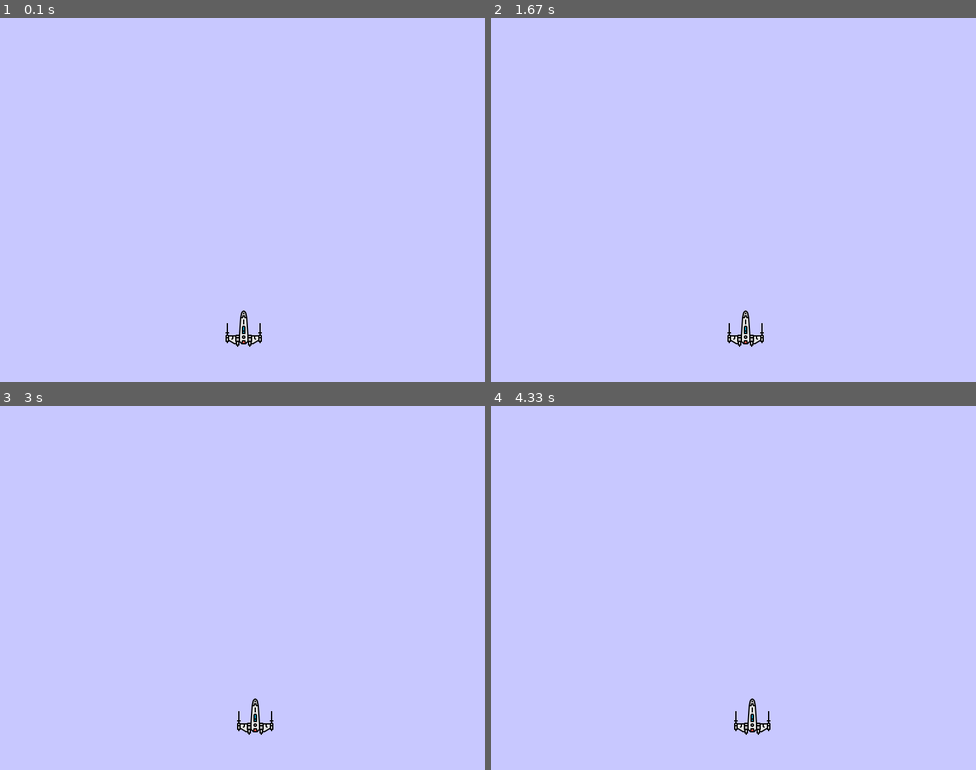
Above: before the commit, frames 1-4 (two rows, left to right).
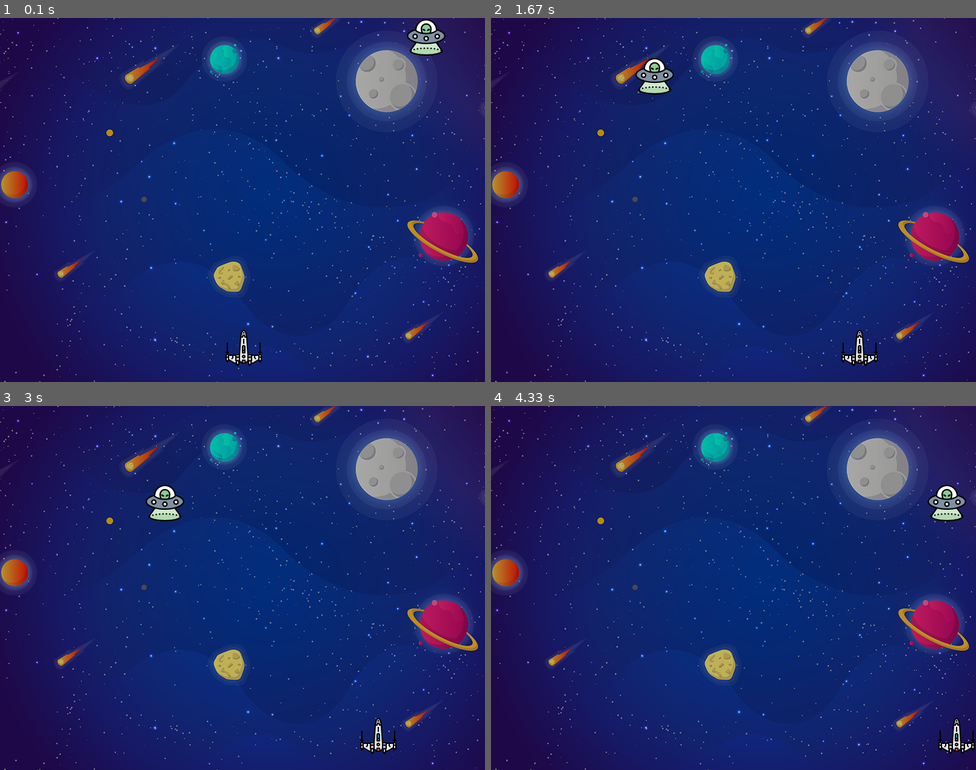
Above: after the commit, the same moments.

Repository: jgabriellacerda/pygame
Game: pygame game, started from main.py
The game is run twice, just before and just after one commit, with the same random seed, the same clock (stepped at 60 frames per second) and the same inputs.
Inputs:
- Up to frame 1 (0.1 s): no input
- Up to frame 2 (1.67 s): hold Right 0.33-0.8 s; hold Right 0.83-1.3 s; hold Left from 1.33 s (still down)
- Up to frame 3 (3 s): release Left at 1.87 s; hold Left 1.9-2.3 s; hold Right 2.33-2.97 s
- Up to frame 4 (4.33 s): hold Left 3-3.47 s; hold Right 3.5-3.97 s; hold Right from 4 s (still down)

The runs differ from the first frame. In frame 1, 100% of the frame differs, in the area x 0-100%, y 0-100%; in frame 2, 100%; in frame 3, 100%; in frame 4, 100%.

Commit message:
Adicionado inimigo e imagem de fundo

Diff:
--- a/main.py
+++ b/main.py
@@ -1,4 +1,5 @@
 import pygame
+import random
 
 # Inicializa o pygame
 pygame.init()
@@ -6,21 +7,36 @@
 # Cria a tela
 screen = pygame.display.set_mode((800, 600))
 
+# Imagem de fundo
+background = pygame.image.load('background.png')
+
 # Titulo e Icone
 pygame.display.set_caption("Space Invaders")
-icon = pygame.image.load('alien.png')
+icon = pygame.image.load('icone.png')
 pygame.display.set_icon(icon)
 
 # Player
 playerImg = pygame.image.load('spaceship.png')
 playerX = 370
-playerY = 480
+playerY = 64*8
 playerX_change = 0
-player_speed = 0.5
+player_speed = 8
+
+# Inimigo
+inimigoImg = pygame.image.load('alien.png')
+inimigoX = random.randint(0, 800)
+inimigoY = 0
+inimigo_speed = 6
+inimigoX_change = inimigo_speed
+inimigoY_change = 64
 
 
 def player(x, y):
     screen.blit(playerImg, (x, y))
+
+
+def inimigo(x, y):
+    screen.blit(inimigoImg, (x, y))
 
 
 # Loop do jogo
@@ -28,7 +44,9 @@
 while running:
 
     # RGB - Red, Green, Blue
-    screen.fill((200, 200, 255))
+    screen.fill((200, 200, 230))
+    # Imagem de fundo
+    screen.blit(background, (0, 0))
 
     for event in pygame.event.get():
         if event.type == pygame.QUIT:
@@ -44,7 +62,29 @@
             if event.key == pygame.K_RIGHT or event.key == pygame.K_LEFT:
                 playerX_change = 0
 
+    # Atualiza posicao do player
     playerX += playerX_change
+
+    # Garante que o player nao ultrapasse o limite da tela
+    if playerX < 0:
+        playerX = 0
+    if playerX > 800 - 64:
+        playerX = 800 - 64
+
+    # Atualiza posicao do inimigo
+    inimigoX += inimigoX_change
+
+    # Garante que o player nao ultrapasse o limite da tela
+    if inimigoX < 0:
+        inimigoX = 0
+        inimigoX_change = -inimigoX_change
+        inimigoY += inimigoY_change
+    if inimigoX > 800 - 64:
+        inimigoX = 800 - 64
+        inimigoX_change = -inimigoX_change
+        inimigoY += inimigoY_change
+
     player(playerX, playerY)
+    inimigo(inimigoX, inimigoY)
 
     pygame.display.update()
Binary file changed: alien.png
Binary file added: background.png
Binary file added: icone.png
